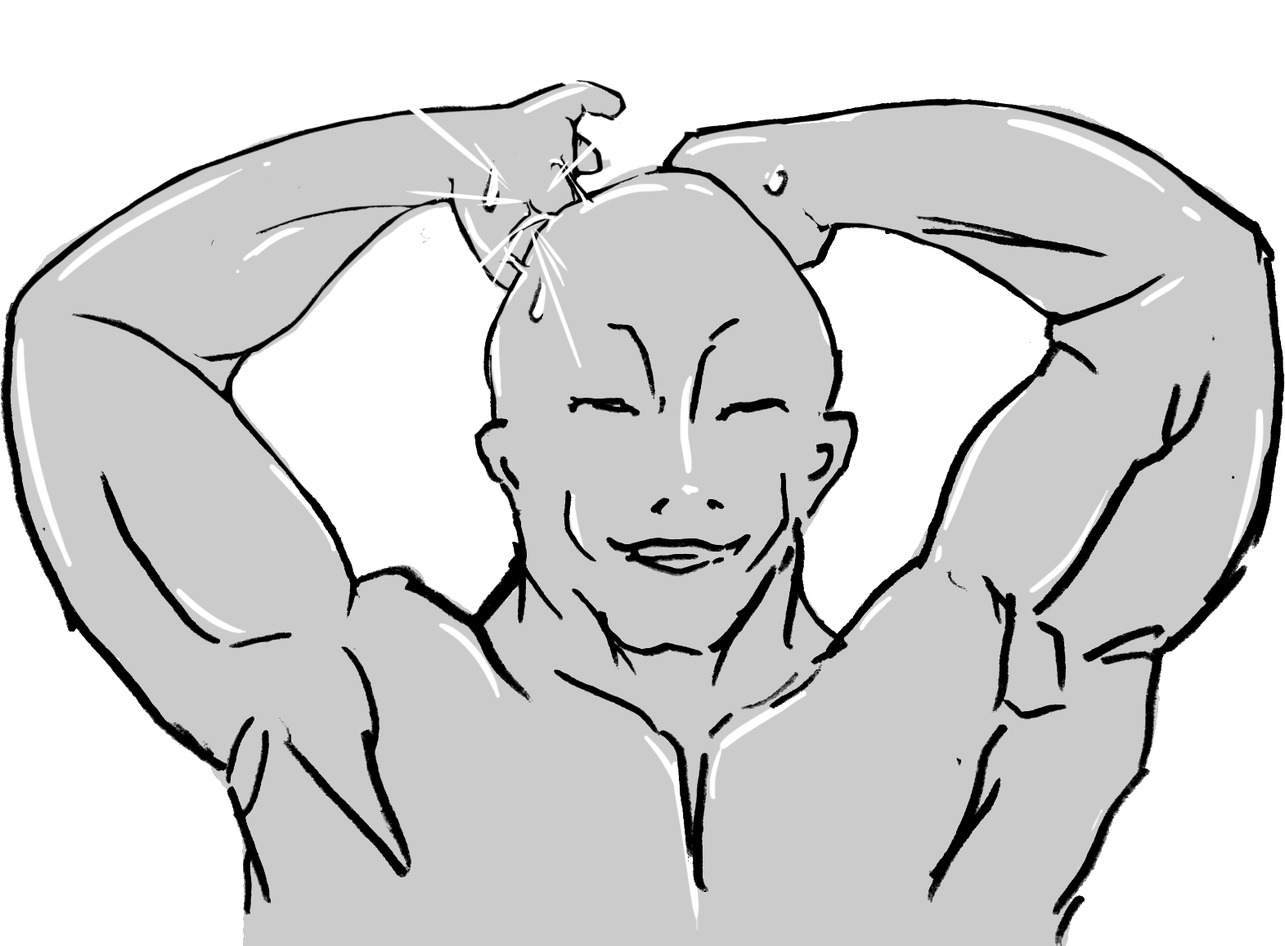
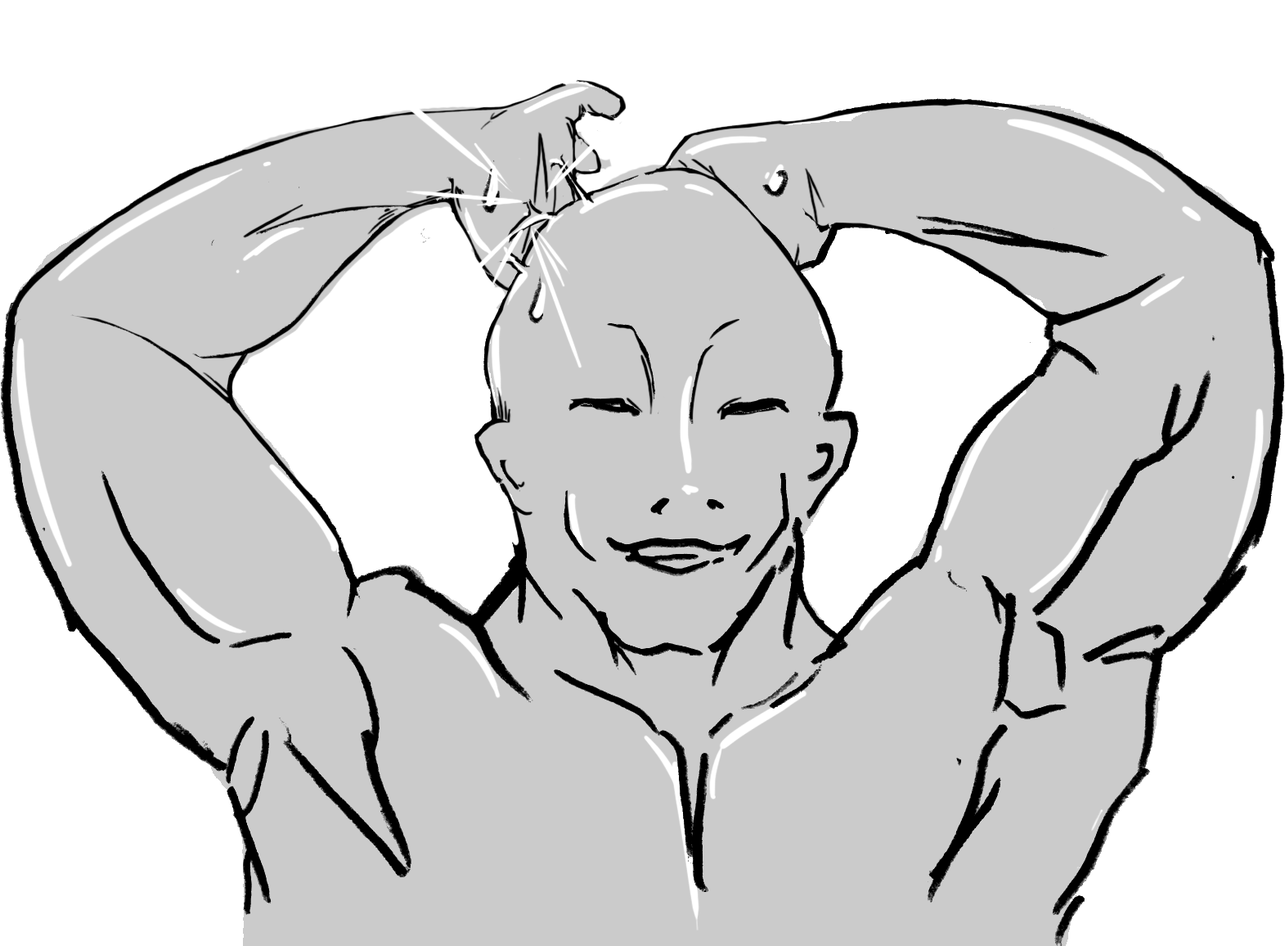
Layer changes from the first w=1285, h=946 image to the second:
added layer "レイヤー 6" above "レイヤー 4" over (202, 103, 826, 517)
painted on "レイヤー 4" over (201, 81, 629, 363)
painted on "レイヤー 1" over (71, 110, 840, 576)
